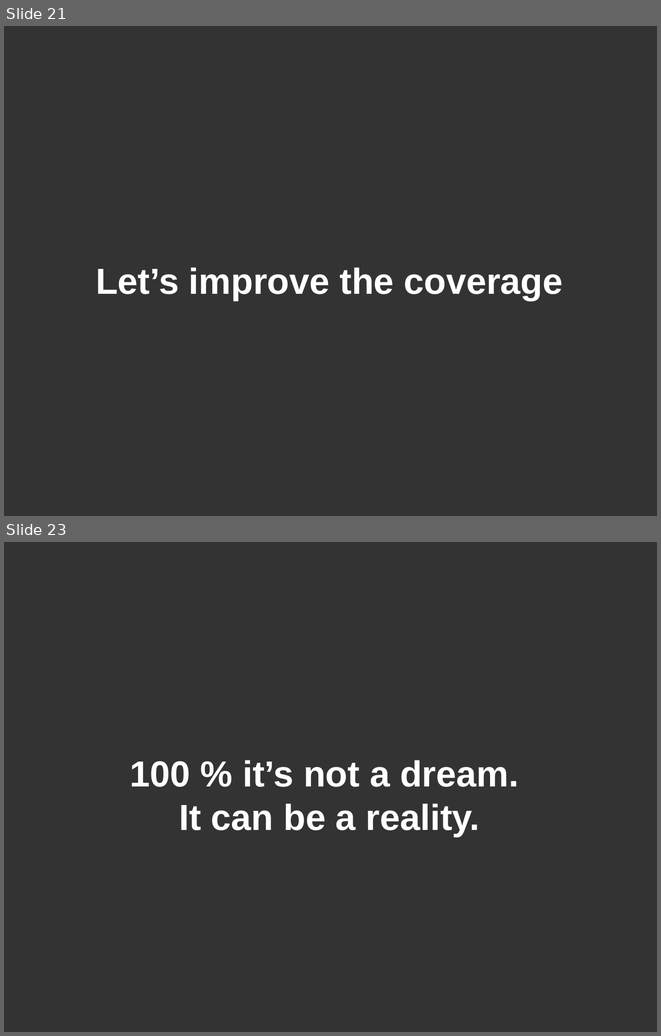
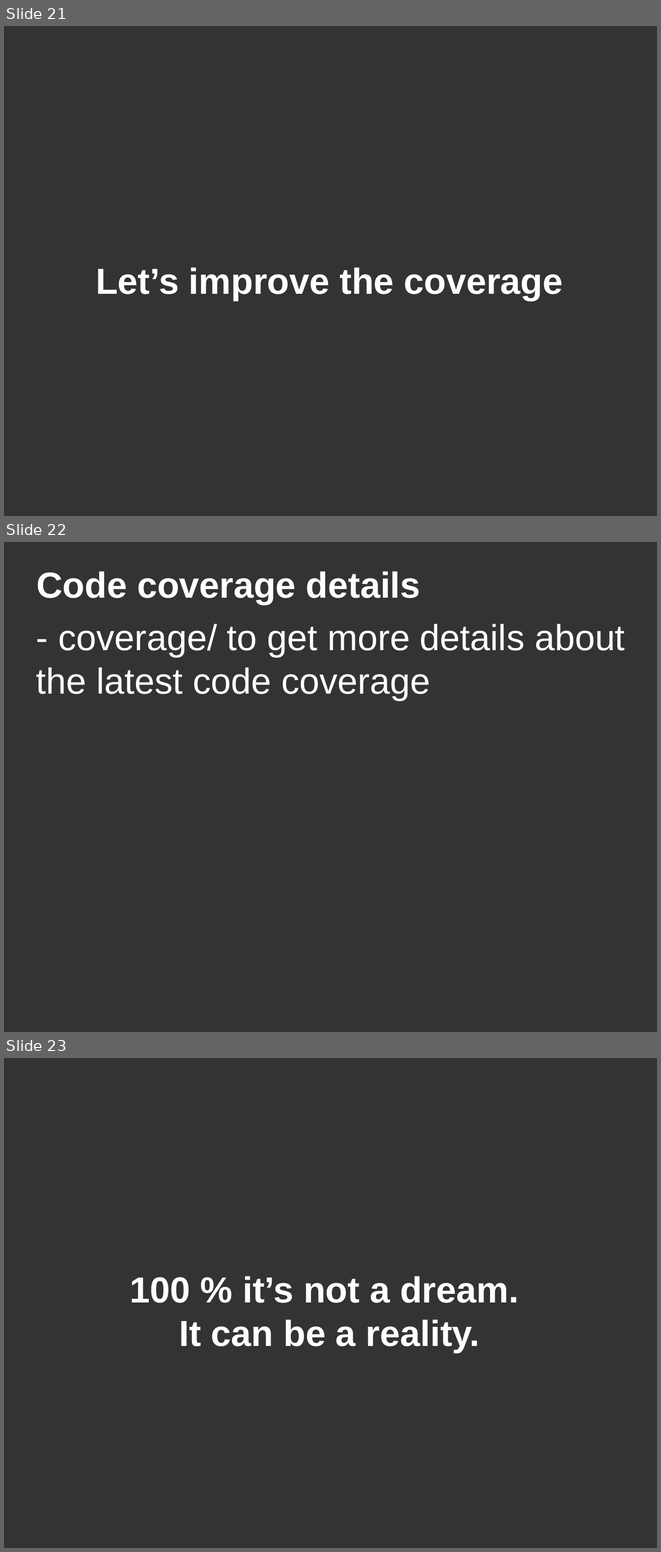
Before and after one commit to DanYellow/presentations, a slide deck: unit-tests/presentation.odp. Shown one above the other, each under a label of ours: slides 21 and 23 before the commit, slides 21, 22 and 23 after it; the slides between them are not shown. The pictures are 661x1036 and 661x1552 pixels, drawn with LibreOffice and Linux fonts; fonts in the diff are those of the drawing. Boxes give left, top, right and bottom in pixels: in the first picture for what was removed or moved away, otherwise in the second. Text is boxed around its words. In the diff, an @@ line names an element or a change of style, - is before the commit and + after.

```diff
--- a/unit-tests/presentation.odp
+++ b/unit-tests/presentation.odp
@@ slide 22 added at [4,542,657,1032], background #333333 @@
@@ title added at [37,571,421,604], 44 pt, text #FFFFFF, bold @@
+Code coverage details
@@ title added at [36,624,625,700], 44 pt, text #FFFFFF @@
+- coverage/ to get more details about the latest code coverage
```
Also in this commit, not shown: 2 slides changed, 1 slide removed, 1 other file.
